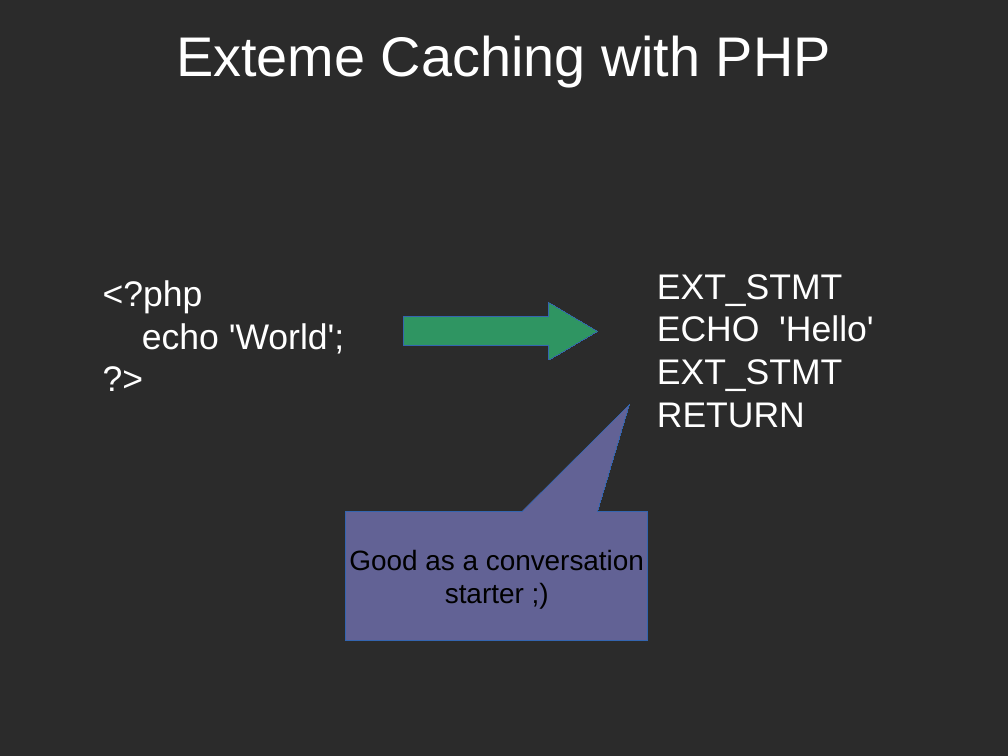
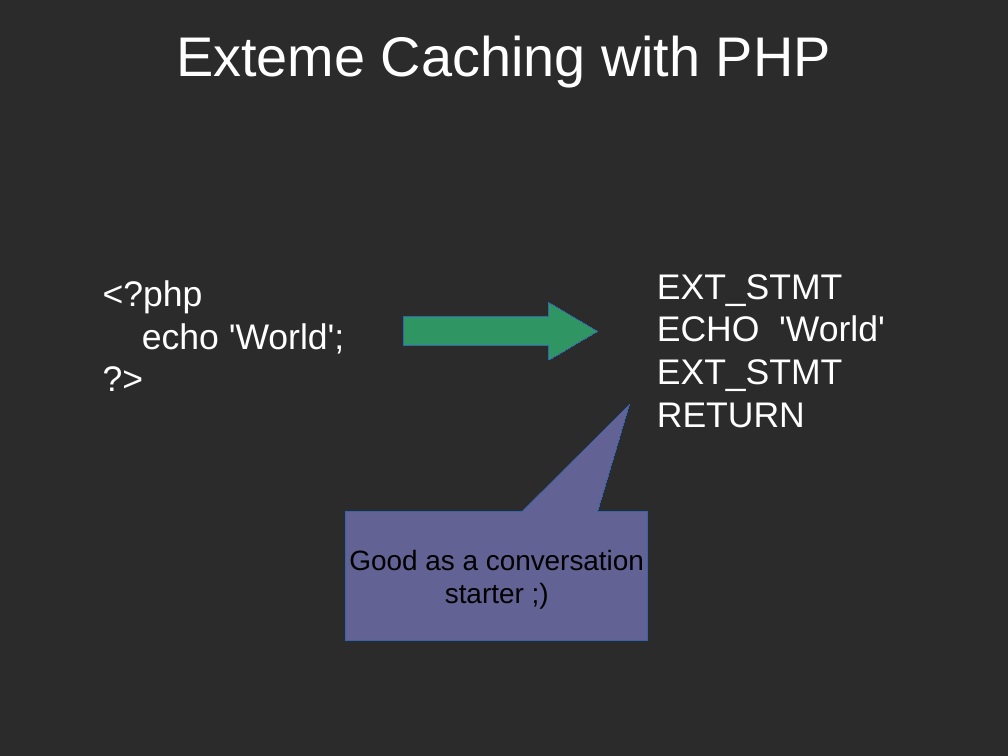
Before and after one commit to piotrmiazga/extreme_caching, a slide deck: slide 11 of presentation.odp (slide 10 before the commit). Drawn at 1008x756 pixels with LibreOffice and Linux fonts; fonts in the diff are those of the drawing; background and template pictures are left out; a plain dark background stands for a picture behind light text. Boxes give left, top, right and bottom in pixels: in the first picture for what was removed or moved away, otherwise in the second. Text is boxed around its words. In the diff, an @@ line names an element or a change of style, - is before the commit and + after.

```diff
--- a/presentation.odp
+++ b/presentation.odp
@@ text at <box>657,315,885,342</box>: text changed @@
-ECHO 'Hello'
+ECHO 'World'
```
Also in this commit, not shown: 28 other slides changed, 12 slides added, 5 other files.
